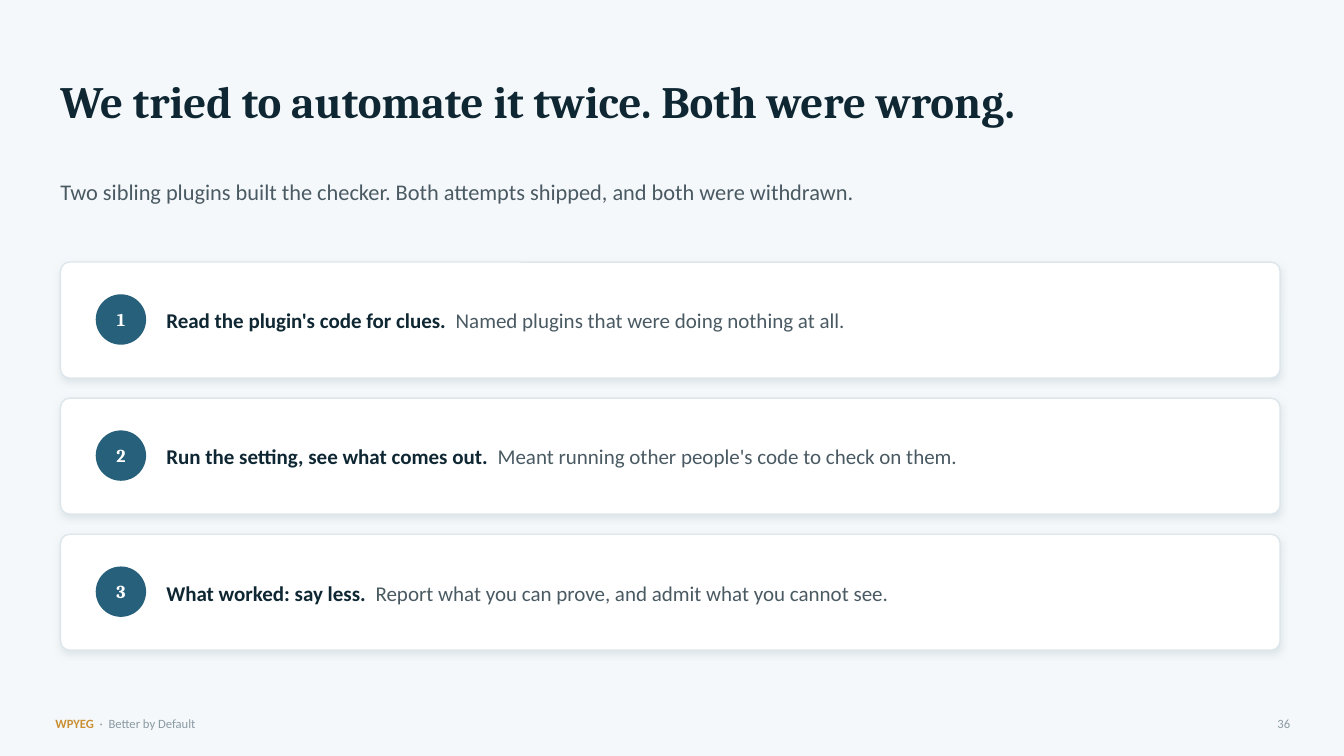
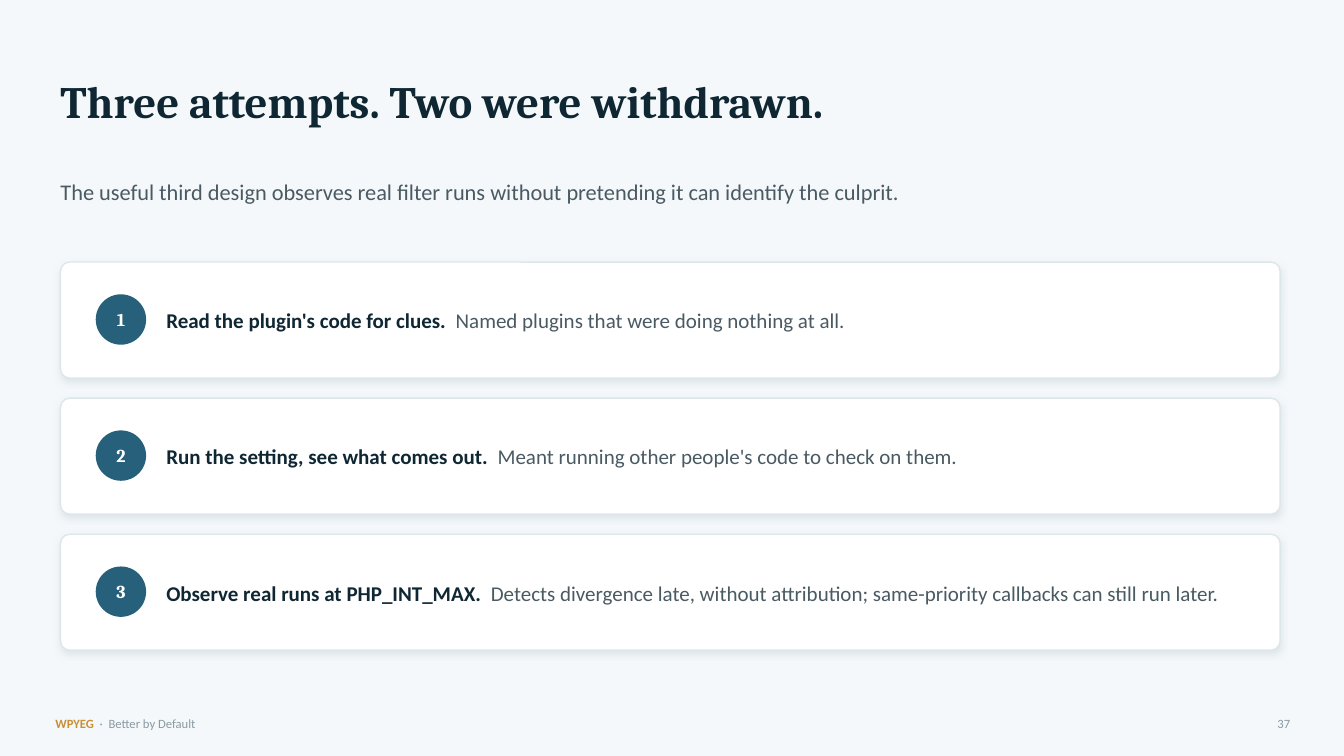
Before and after one commit to WPYEG/Better-by-Default, a slide deck: slide 40 of workshop/Better-by-Default.pptx (slide 39 before the commit). Drawn at 1344x756 pixels with LibreOffice and Linux fonts; fonts in the diff are those of the drawing. Boxes give left, top, right and bottom in pixels: in the first picture for what was removed or moved away, otherwise in the second. Text is boxed around its words. In the diff, an @@ line names an element or a change of style, - is before the commit and + after.

```diff
--- a/workshop/Better-by-Default.pptx
+++ b/workshop/Better-by-Default.pptx
@@ text at (x1=60, y1=87, x2=824, y2=128): text changed @@
-We tried to automate it twice. Both were wrong.
+Three attempts. Two were withdrawn.
@@ text at (x1=60, y1=184, x2=899, y2=204): text changed @@
-Two sibling plugins built the checker. Both attempts shipped, and both were withdrawn.
+The useful third design observes real filter runs without pretending it can identify the culprit.
@@ text at (x1=166, y1=586, x2=1218, y2=605): text changed @@
-What worked: say less. Report what you can prove, and admit what you cannot see.
+Observe real runs at PHP_INT_MAX. Detects divergence late, without attribution; same-priority callbacks can still run later.
@@ text at (x1=1277, y1=720, x2=1290, y2=728): text changed @@
-36
+37
```
Also in this commit, not shown: 6 other slides changed, 1 slide added, 4 other files.
